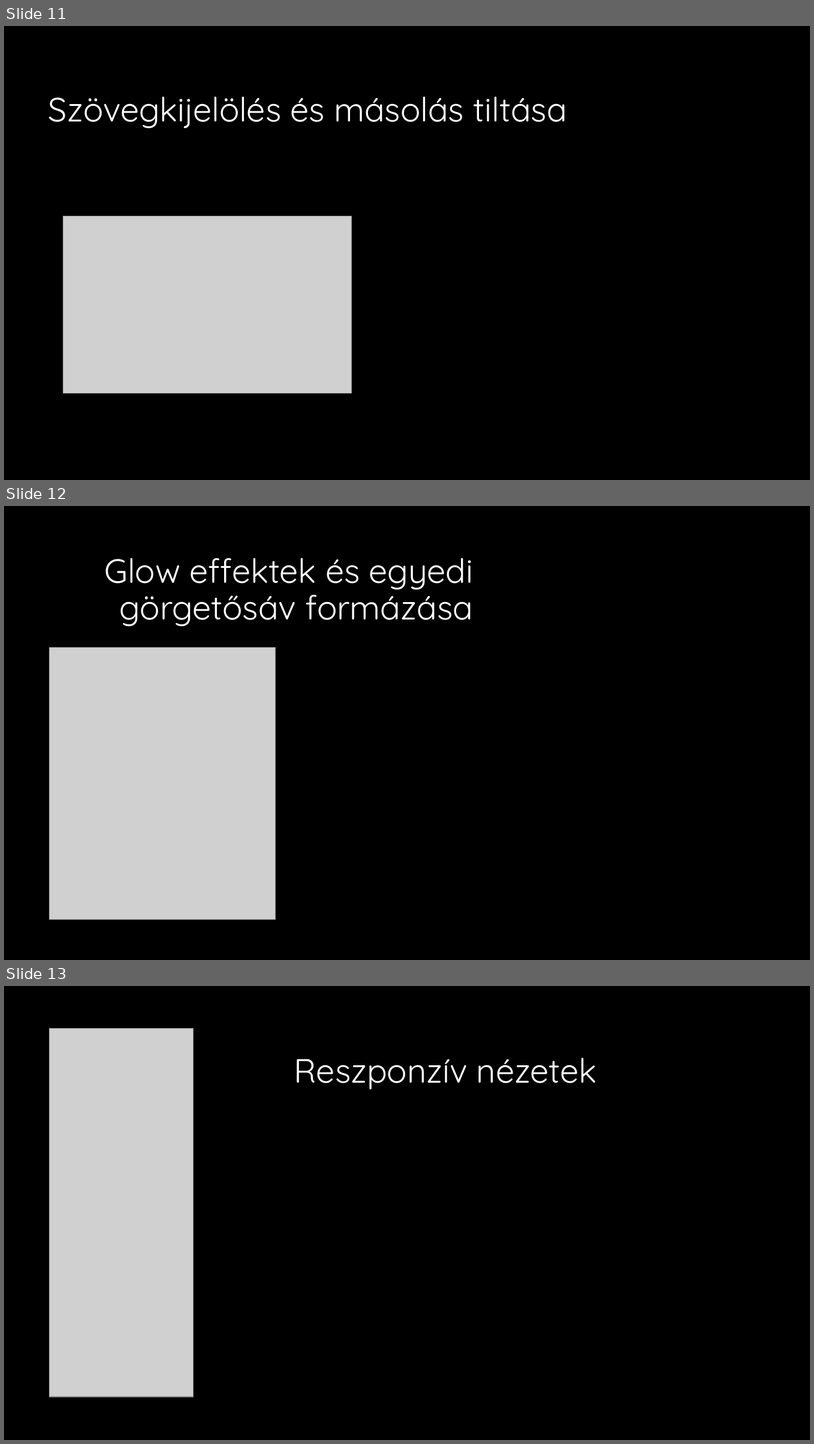
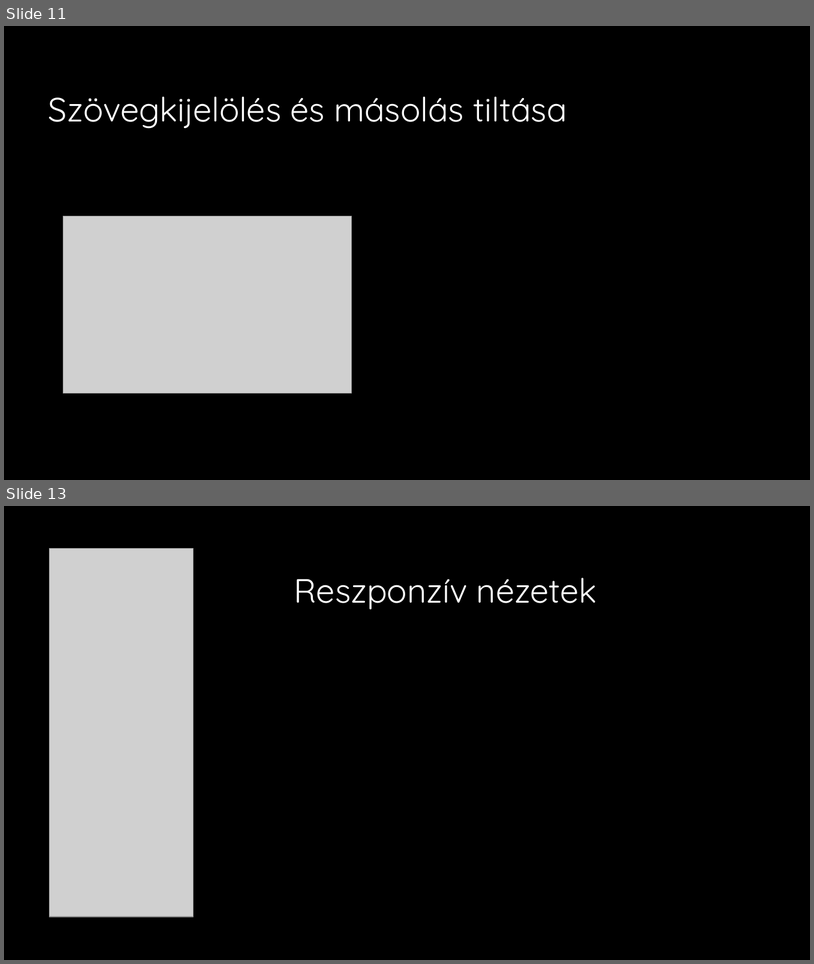
Before and after one commit to ookamim2007-source/D.A.T.M.-D-l-Alf-ldi-Tuning-M-hely.web-, a slide deck: DATM PPT.pptx. Shown one above the other, each under a label of ours: slides 11, 12 and 13 before the commit, slides 11 and 13 after it; the slides between them are not shown. The pictures are 814x1444 and 814x964 pixels, drawn with LibreOffice and Linux fonts; fonts in the diff are those of the drawing; grey boxes stand for pictures; background and template pictures are left out. Boxes give left, top, right and bottom in pixels: in the first picture for what was removed or moved away, otherwise in the second. Text is boxed around its words. In the diff, an @@ line names an element or a change of style, - is before the commit and + after.

```diff
--- a/DATM PPT.pptx
+++ b/DATM PPT.pptx
@@ slide 12 removed at [4,506,810,960], background #000000 @@
@@ title removed at [105,558,474,627] @@
-Glow effektek és egyedi görgetősáv formázása
@@ picture removed at [50,648,276,920] @@
```
Also in this commit, not shown: 3 slides added, 2 other slides removed.
